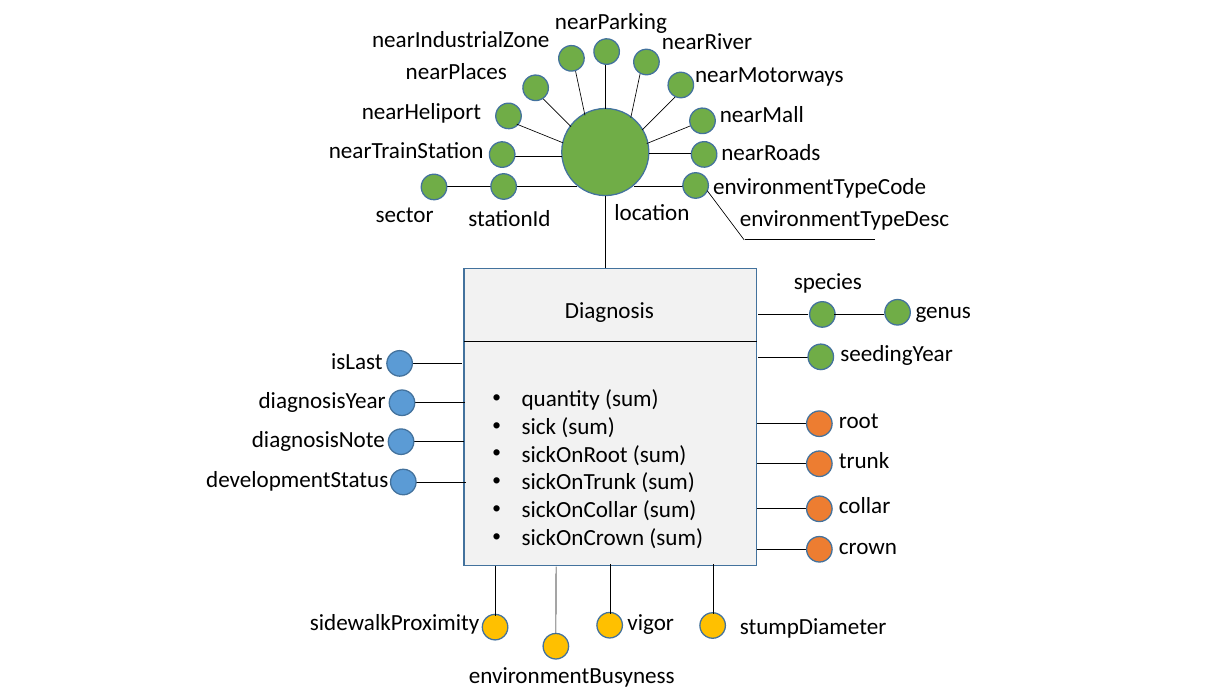
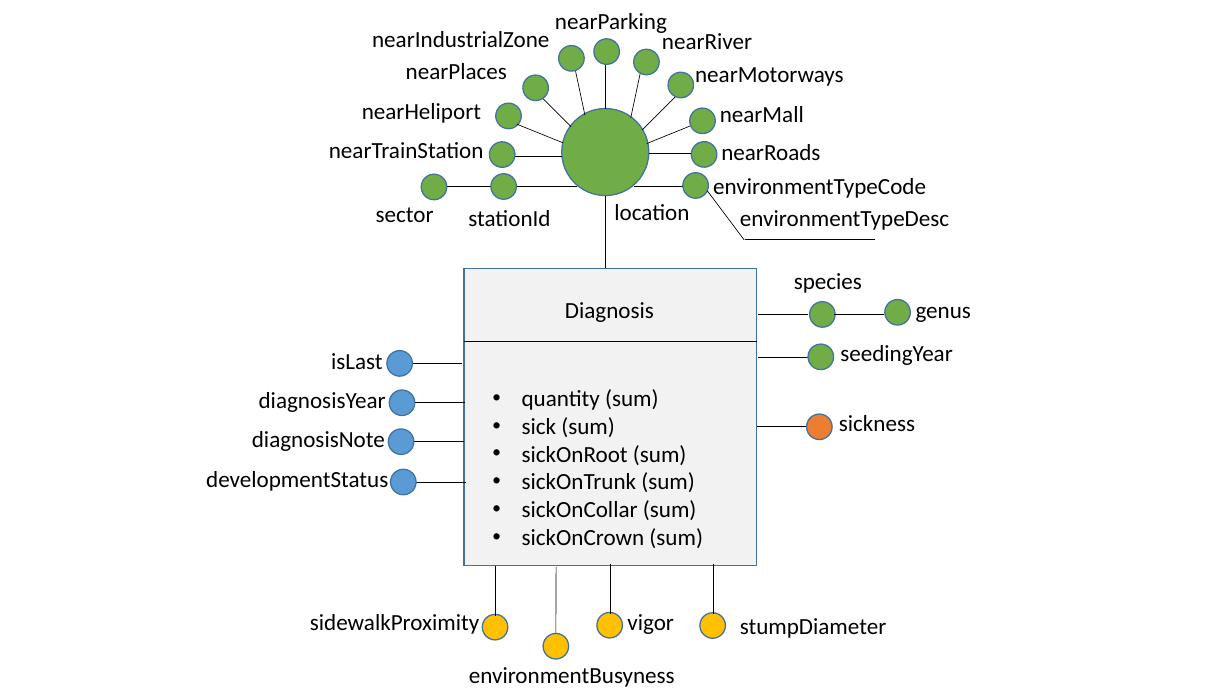
Before and after one commit to mroklom/Projet-Decisionnel-JVCTL, a slide deck: slide 1 of df-model/df-model.pptx. Drawn at 1232x693 pixels with LibreOffice and Linux fonts; fonts in the diff are those of the drawing. Boxes give left, top, right and bottom in pixels: in the first picture for what was removed or moved away, otherwise in the second. Text is boxed around its words. In the diff, an @@ line names an element or a change of style, - is before the commit and + after.

Commit message:
update df model

```diff
--- a/df-model/df-model.pptx
+++ b/df-model/df-model.pptx
@@ text at [839,415,915,431]: text changed @@
-root
+sickness
@@ line removed from (757, 464) to (807, 464) @@
@@ ellipse removed at [807,451,833,477] @@
@@ text removed at [839,452,889,468] @@
-trunk
@@ line removed from (757, 509) to (807, 509) @@
@@ ellipse removed at [807,496,833,522] @@
@@ text removed at [839,497,890,513] @@
-collar
@@ ellipse removed at [807,537,833,563] @@
@@ line removed from (757, 549) to (807, 549) @@
@@ text removed at [839,542,897,554] @@
-crown
```
